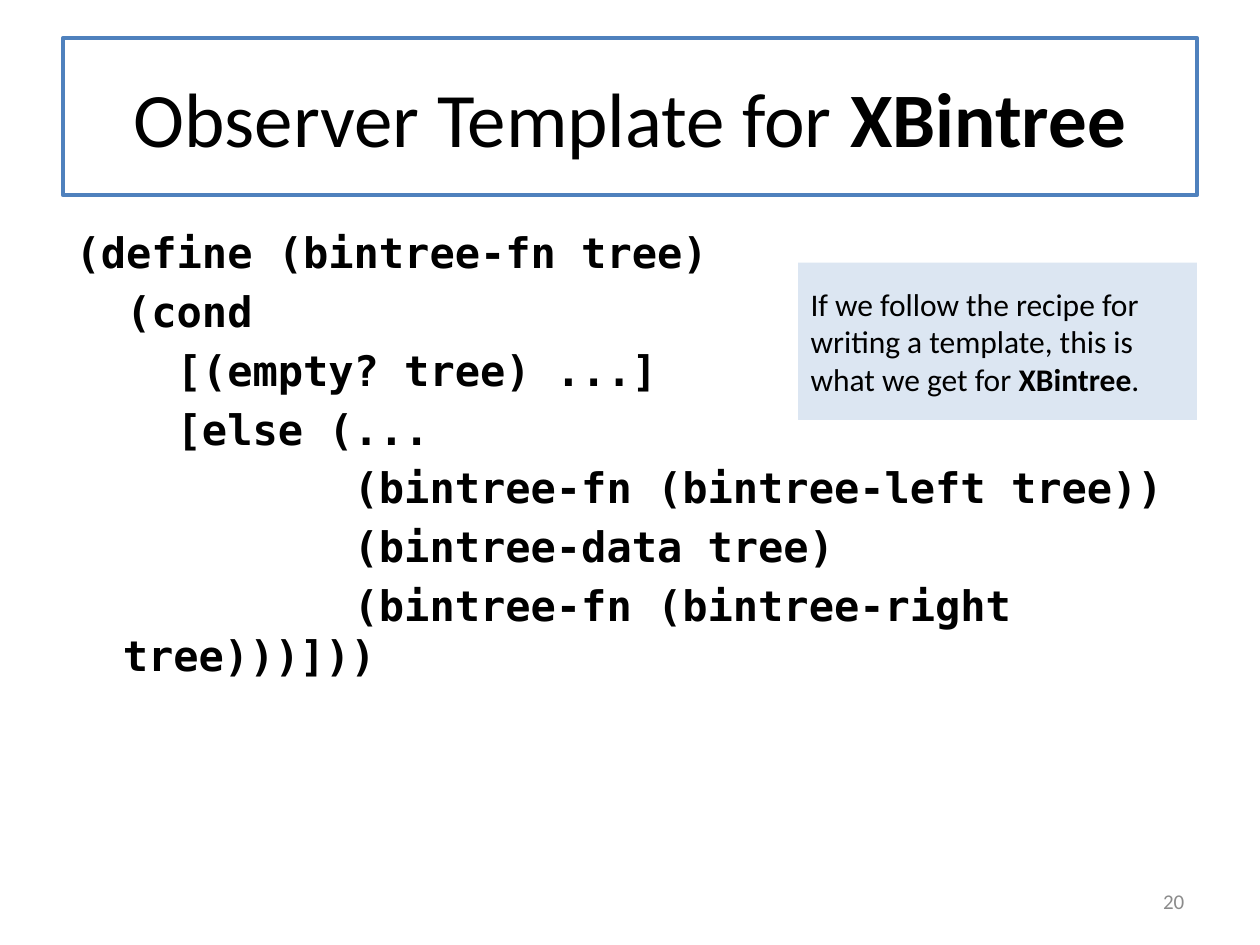
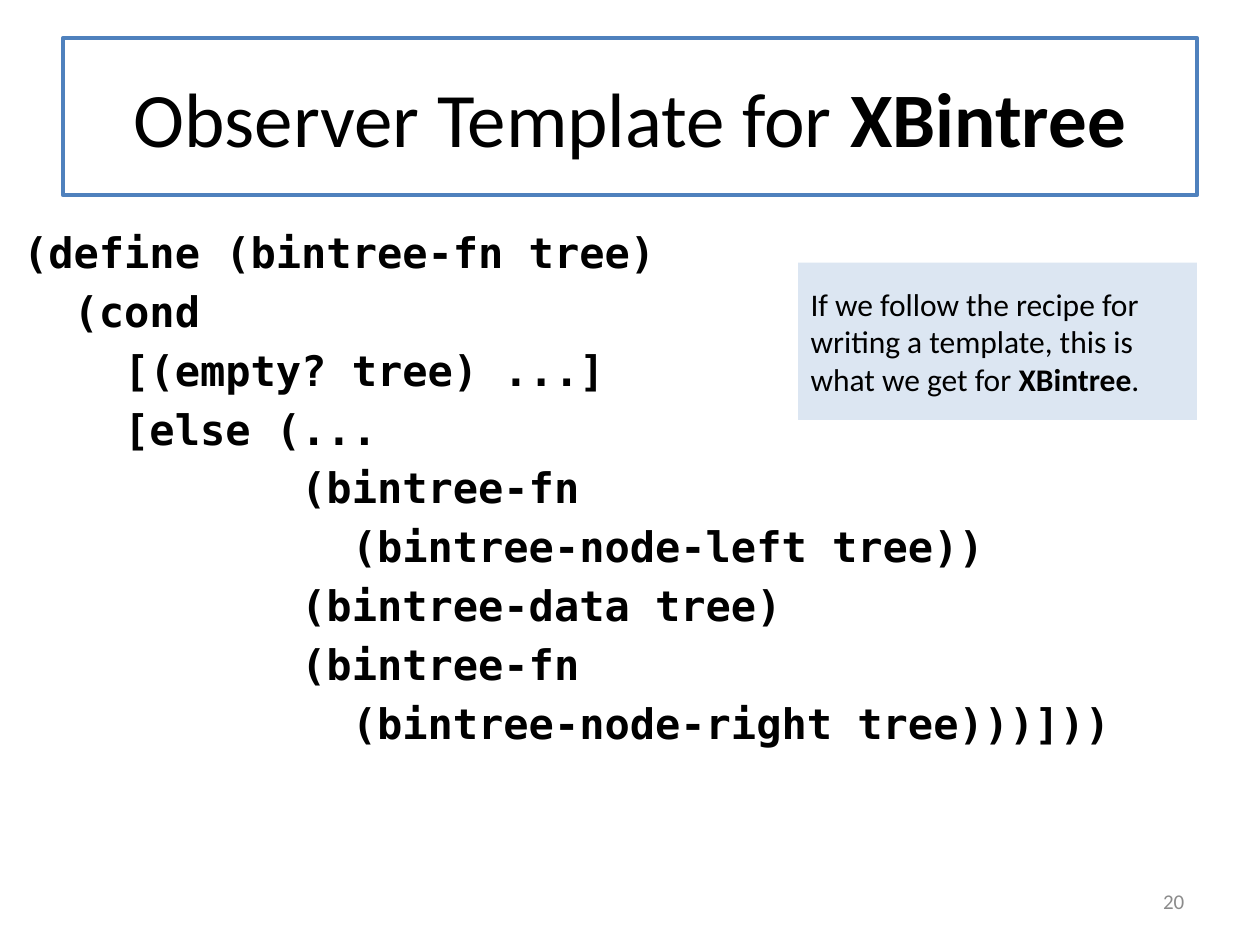
Before and after one commit to mwand/cs5010f17, a slide deck: slide 20 of Slides/Lesson 7.1-7.3 Invariants Combined.pptx. Drawn at 1260x945 pixels with LibreOffice and Linux fonts; fonts in the diff are those of the drawing. Boxes give left, top, right and bottom in pixels: in the first picture for what was removed or moved away, otherwise in the second. Text is boxed around its words. In the diff, an @@ line names an element or a change of style, - is before the commit and + after.

```diff
--- a/Slides/Lesson 7.1-7.3 Invariants Combined.pptx
+++ b/Slides/Lesson 7.1-7.3 Invariants Combined.pptx
@@ text "(define (bintree-fn tree)": place and size @@
-text "(define (bintree-fn tree)" at <box>76,234,1163,677</box>
+text "(define (bintree-fn tree)" at <box>23,234,1110,748</box>
@@ text at <box>301,469,984,568</box>: text changed @@
-(bintree-fn (bintree-left tree))
+(bintree-fn
+(bintree-node-left tree))
@@ text at <box>301,646,1110,748</box>: text changed @@
-(bintree-fn (bintree-right tree)))]))
+(bintree-fn
+(bintree-node-right tree)))]))
```
Also in this commit, not shown: 8 other slides changed, 3 slides added, 1 slide removed, 1 other file.
